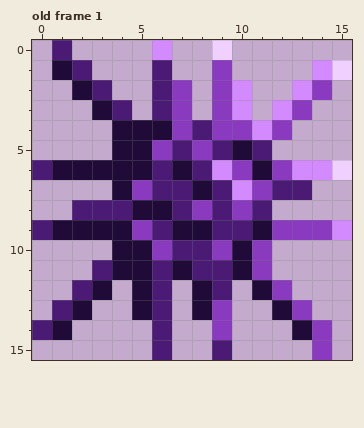
Pixel-art file, stored at Animations/Obstacles/Urchin/urchin.aseprite. The picture above was drawn from the file before the commit.
16x16 pixels, 1 frame. Shown: old frame 1. The commit also changed other frames, which this record leaves out.
The result:
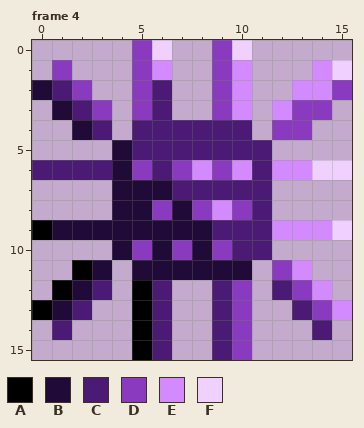
Palette (. is transparent): A #000000  B #200a38  C #4a1a75  D #8a3abf  E #d48aff  F #f0d0ff
A new or re-ordered frame is compared with the old frame closest to it.
Message: adds new cleaner urchin animation
Changes in this commit:
frames 1 -> 4
layer "Rotated-4" added
layer "Layer 1" removed
Changed rows in their new state; - is an unchanged pixel.
Frame 4 is new; against old frame 1:
first column x 0:
 0 -.---DF--DF-----
 1 -D.--DE---E-----
 2 BCD.-D-.------ED
 3 -BCD.D-.------D-
 4 --BC.CCC-CC.-D--
 5 -----CC-C-C-----
 6 -CCC-D-DEDECE-F-
 7 -----BB-C-CC..--
 8 --..B-DB-E------
 9 A----BB----CEEEF
10 -----DBDB-CC----
11 --AB.-B-BB-.DE--
12 -ABC-A--.-D.CDE-
13 ABC--A--.CD-.CDE
14 .C---A---CD--.C-
15 -----A----D---.-
Where, in picture pixels (left, top, right, bottom), the same in both pictures:
changed: (32, 40, 352, 360)
